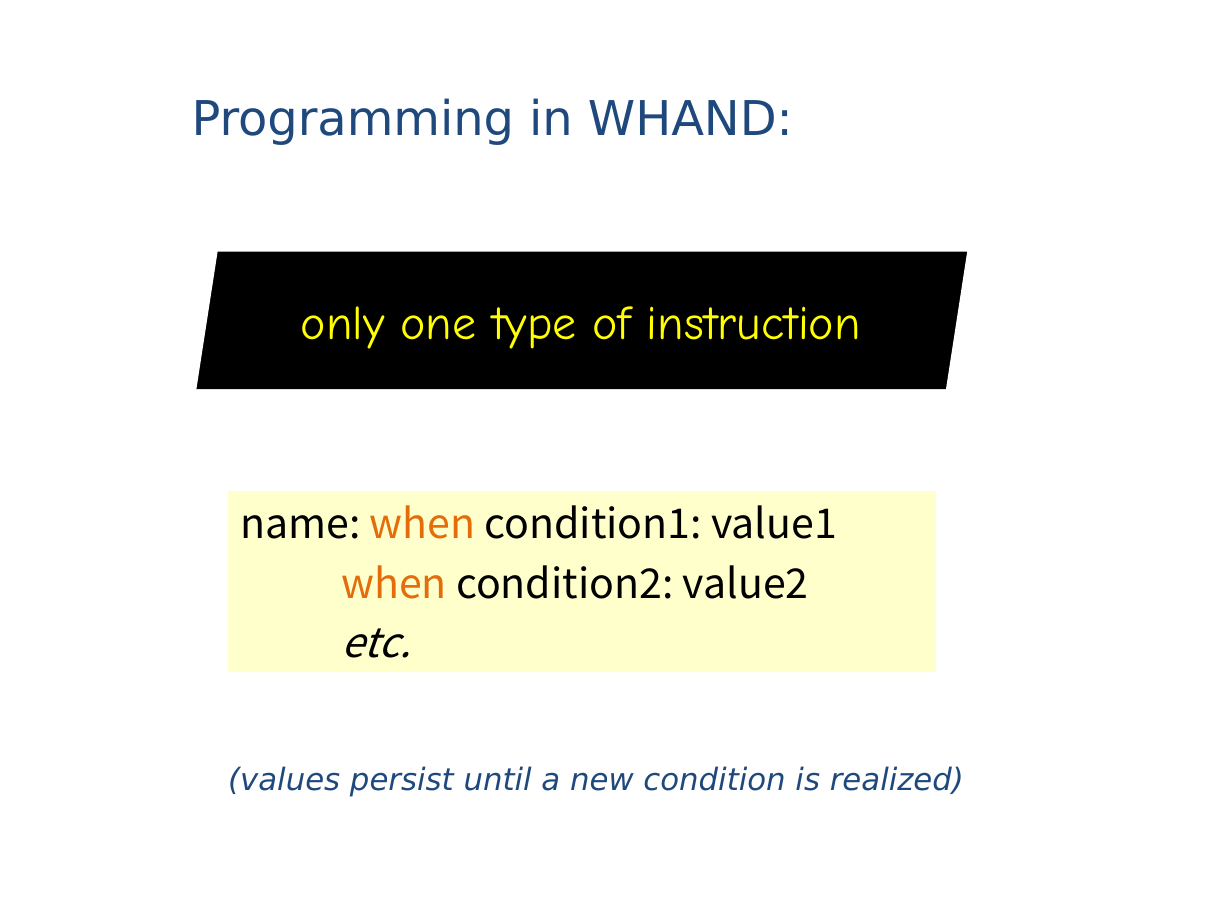
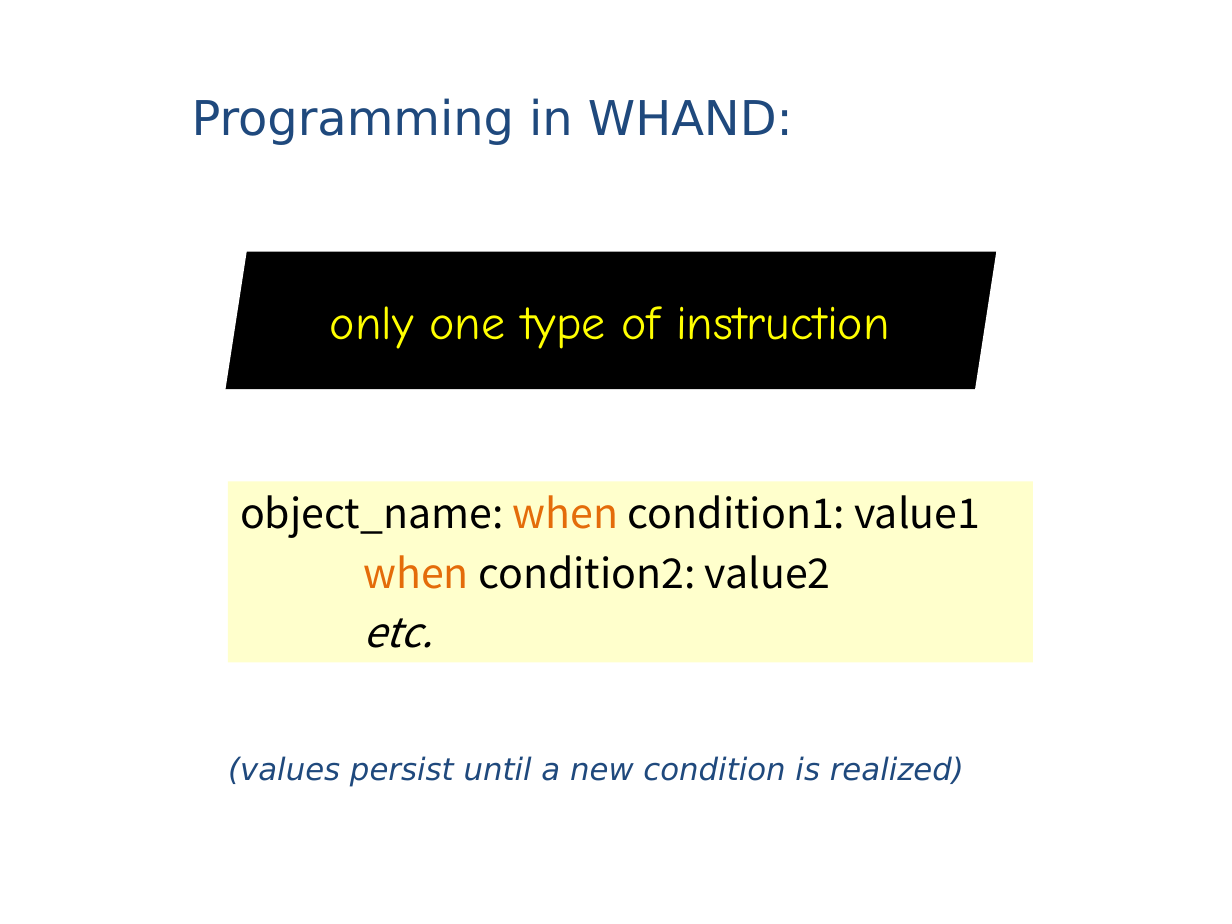
Before and after one commit to MarchandAlain/Whand, a slide deck: slide 8 of Introduction to Whand.ppt (slide 10 before the commit). Drawn at 1232x924 pixels with LibreOffice and Linux fonts; fonts in the diff are those of the drawing. Boxes give left, top, right and bottom in pixels: in the first picture for what was removed or moved away, otherwise in the second. Text is boxed around its words. In the diff, an @@ line names an element or a change of style, - is before the commit and + after.

```diff
--- a/Introduction to Whand.ppt
+++ b/Introduction to Whand.ppt
@@ 3 rectangles: place and size @@
-3 rectangles at box(140, 239, 1023, 400)
+3 rectangles at box(169, 239, 1053, 400)
@@ rectangle "object_name: when condition1: value1": place and size @@
-rectangle "object_name: when condition1: value1" at box(228, 492, 936, 673)
+rectangle "object_name: when condition1: value1" at box(228, 482, 1032, 663)
@@ text in rectangle at box(240, 495, 980, 538): text changed @@
-name: when condition1: value1
+object_name: when condition1: value1
@@ text "(values persist until a new ...": place and size @@
-text "(values persist until a new ..." at box(228, 766, 964, 797)
+text "(values persist until a new ..." at box(228, 756, 964, 787)
```
Also in this commit, not shown: 15 other slides changed, 1 slide added.
